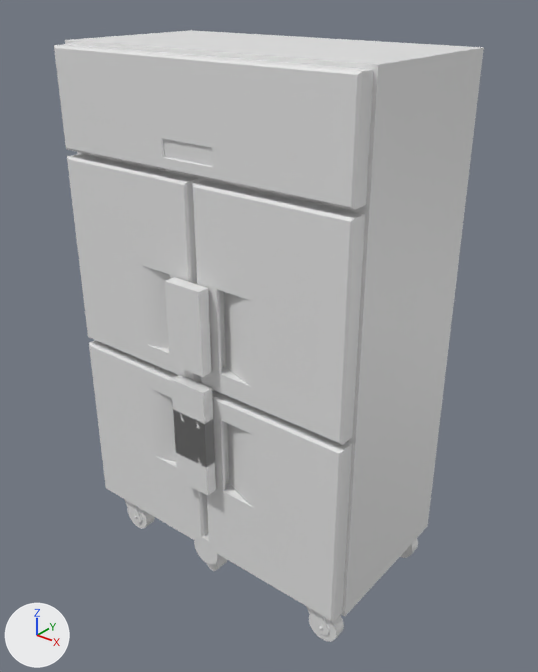
A saved change to the FBX model Red Productions/Assets/Dominique/base model/koelkast We are cooked.fbx.
The view is the same before and after, from a camera (50 mm lens) standing at (2.64, -2.74, 3.33) and looking at (0.08, 0.45, 1.35). Arrows for +X, +Y and +Z are at lower left; the lights stay in place. The first picture is the older version. Where no turn or scale is listed for an object, it has been applied to the vertices.
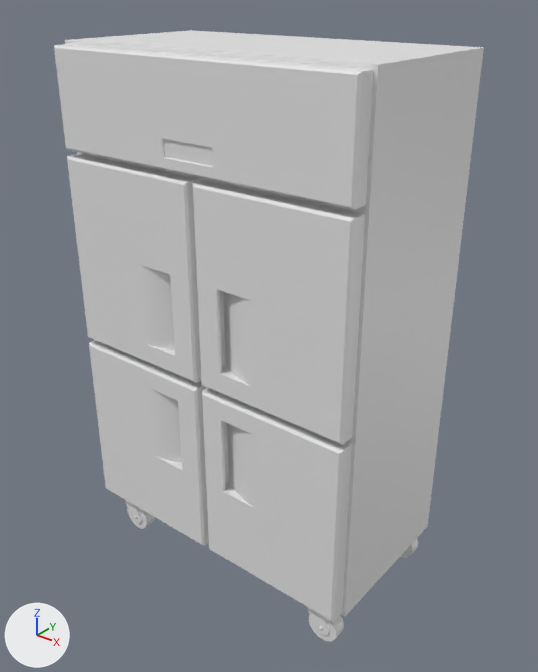
Patch to the scene script:
```diff
--- a/Red Productions/Assets/Dominique/base model/koelkast We are cooked.fbx.py
+++ b/Red Productions/Assets/Dominique/base model/koelkast We are cooked.fbx.py
@@ ob_cube_002 @@
-ob_cube_002 = bpy.data.objects.new('Cube.002', me_cube_004)
-ob_cube_002.location = (0.0, -0.15, 1.6)
@@ ob_cube_003 @@
-ob_cube_003 = bpy.data.objects.new('Cube.003', me_cube_005)
-ob_cube_003.location = (0.0, -0.15, 0.8)
@@ ob_cylinder_005 @@
-ob_cylinder_005 = bpy.data.objects.new('Cylinder.005', me_cylinder_005)
-ob_cylinder_005.location = (0.0, 0.0, 0.0)
@@ ob_cylinder @@
-ob_cylinder = bpy.data.objects.new('Cylinder', me_cylinder)
-ob_cylinder.location = (0.0, 0.0, 0.0)
@@ ob_cube_001 @@
-ob_cube_001 = bpy.data.objects.new('Cube.001', me_cube_003)
-ob_cube_001.location = (0.0, -0.15, 1.0)
```

Pixel boxes [x1, y1, x2, y2] of what changed, in the pictures (538 x 672 px):
'Cube.002', deleted: before [165, 277, 211, 377]
'Cube.003', deleted: before [173, 410, 216, 496]
'Cube.001', deleted: before [171, 375, 215, 463]
'Cylinder.005', deleted: before [194, 534, 222, 564]
'Cylinder', deleted: before [207, 557, 227, 571]
